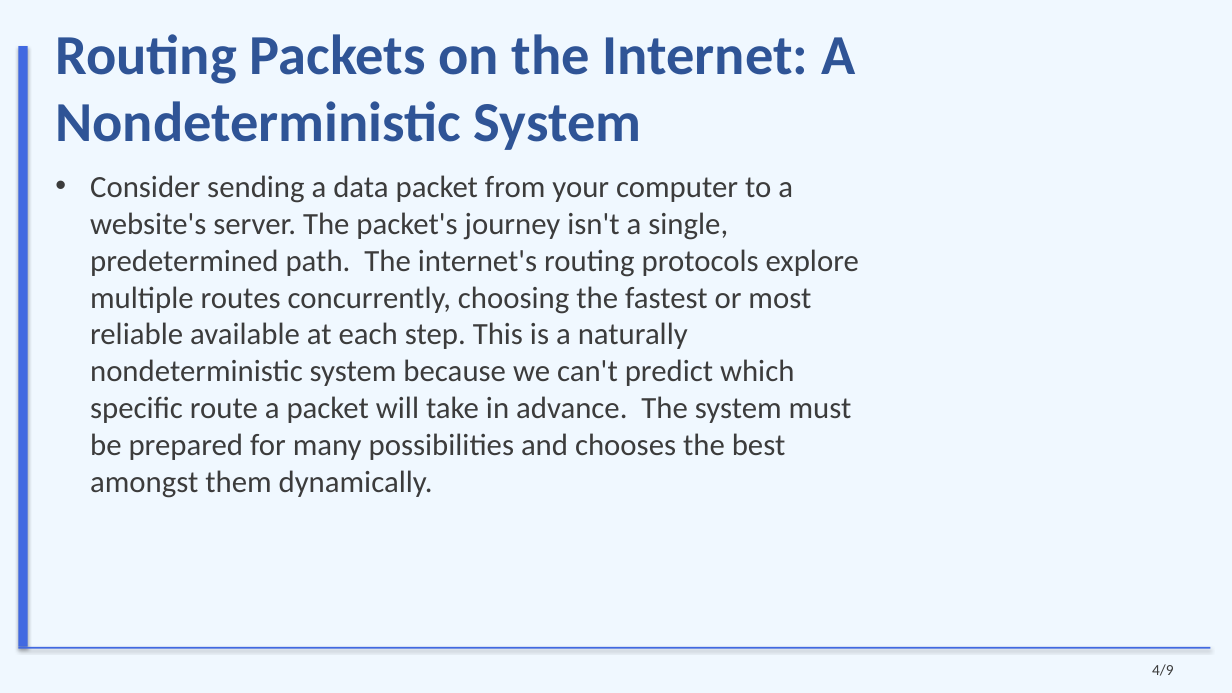
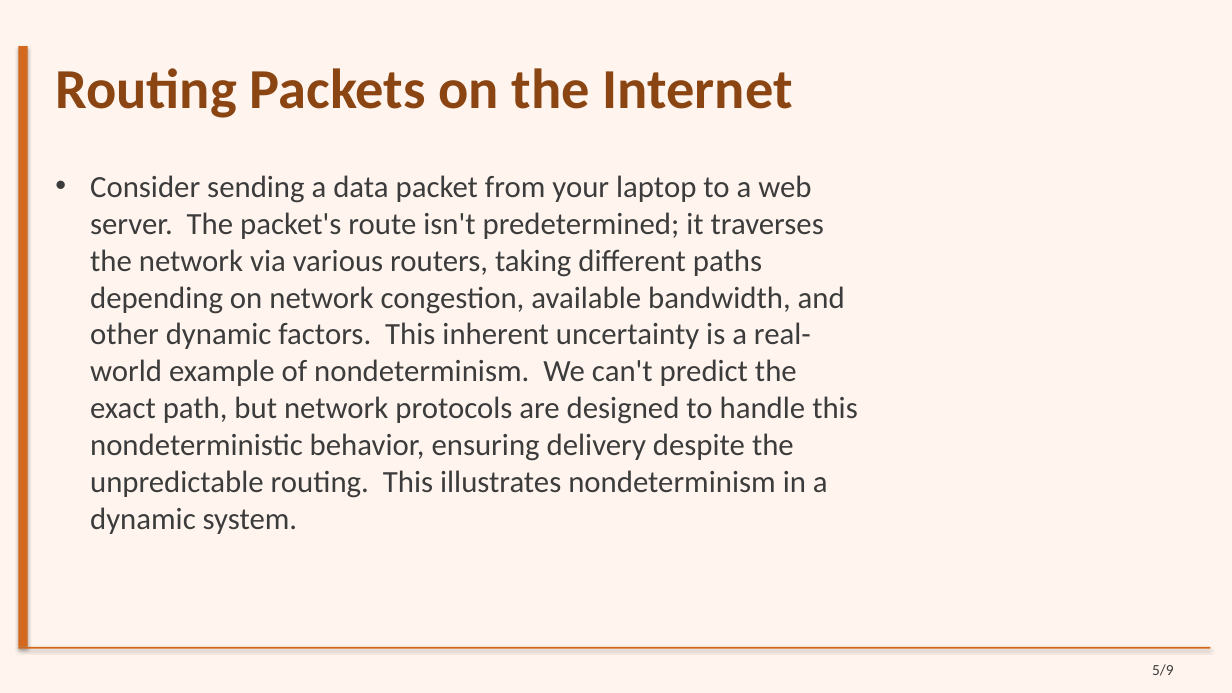
Before and after one commit to sanskarsri26/pdf-to-lecture, a slide deck: slide 5 of Styled_Slides.pptx (slide 4 before the commit). Drawn at 1232x693 pixels with LibreOffice and Linux fonts; fonts in the diff are those of the drawing. Boxes give left, top, right and bottom in pixels: in the first picture for what was removed or moved away, otherwise in the second. Text is boxed around its words. In the diff, an @@ line names an element or a change of style, - is before the commit and + after.

```diff
--- a/Styled_Slides.pptx
+++ b/Styled_Slides.pptx
@@ background #F0F8FF to #FFF5EE @@
@@ rectangle at <box>18,46,28,647</box>: fill #4169E1 to #D2691E @@
@@ title at <box>55,68,793,118</box>: text changed; text colour #2F5496 to #8B4513 @@
-Routing Packets on the Internet: A Nondeterministic System
+Routing Packets on the Internet
@@ text at <box>90,175,858,534</box>: text changed @@
-• Consider sending a data packet from your computer to a website's server. The packet's journey isn't a single, predetermined path. The internet's routing protocols explore multiple routes concurrently, choosing the fastest or most reliable available at each step. This is a naturally nondeterministic system because we can't predict which specific route a packet will take in advance. The system must be prepared for many possibilities and chooses the best amongst them dynamically.
+• Consider sending a data packet from your laptop to a web server. The packet's route isn't predetermined; it traverses the network via various routers, taking different paths depending on network congestion, available bandwidth, and other dynamic factors. This inherent uncertainty is a real-world example of nondeterminism. We can't predict the exact path, but network protocols are designed to handle this nondeterministic behavior, ensuring delivery despite the unpredictable routing. This illustrates nondeterminism in a dynamic system.
@@ rectangle at <box>18,647,1211,649</box>: fill #4169E1 to #D2691E @@
@@ text at <box>1152,664,1174,676</box>: text changed @@
-4/9
+5/9
```
Also in this commit, not shown: 7 other slides changed, 1 slide added, 1 slide removed, 17 other files.
